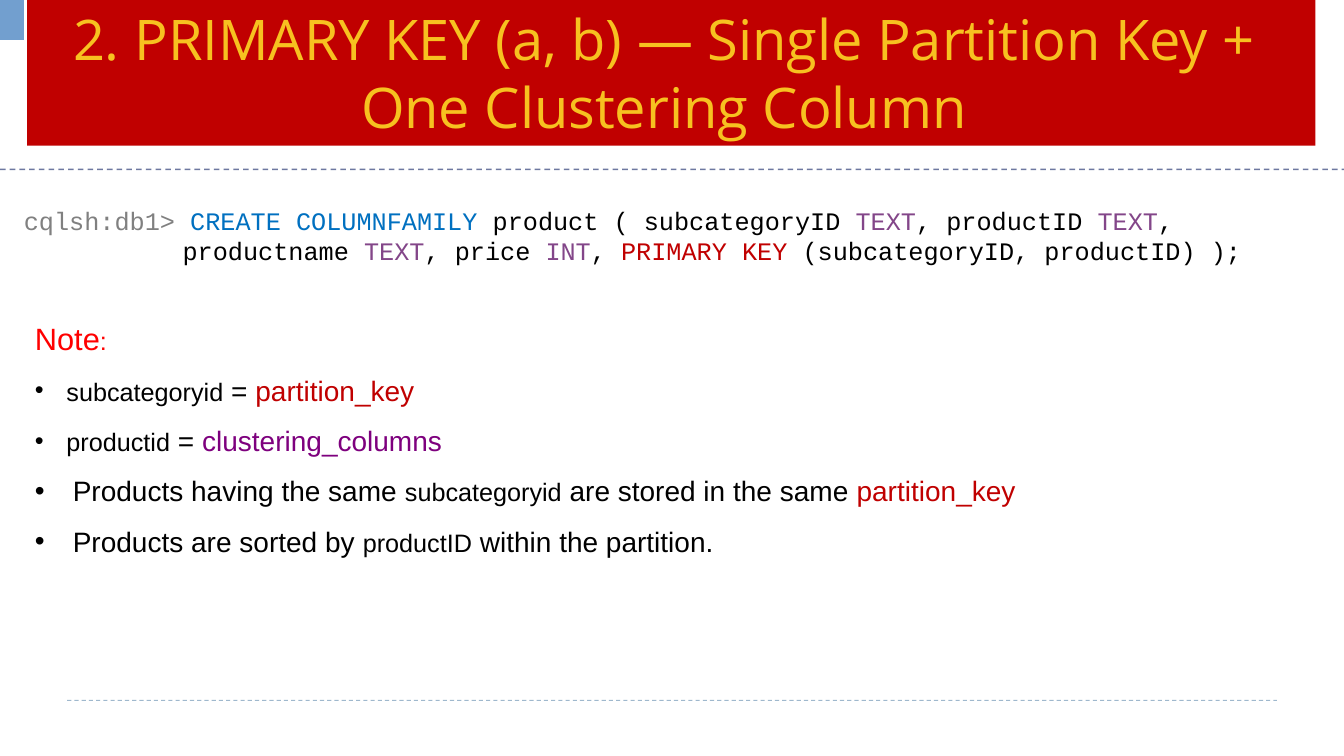
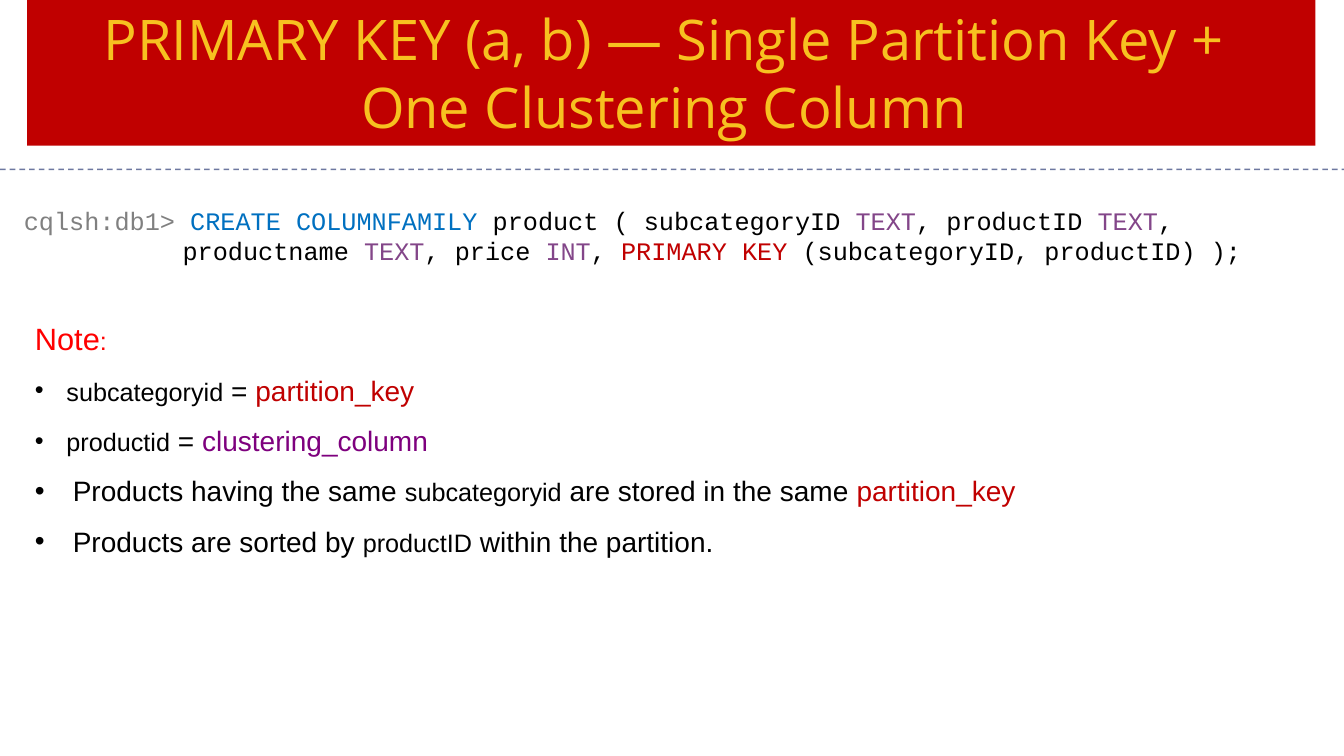
Before and after one commit to Saleel-Bagde/PPT-s, a slide deck: slide 19 of Cassandra Ver3.pptx. Drawn at 1344x756 pixels with LibreOffice and Linux fonts; fonts in the diff are those of the drawing. Boxes give left, top, right and bottom in pixels: in the first picture for what was removed or moved away, otherwise in the second. Text is boxed around its words. In the diff, an @@ line names an element or a change of style, - is before the commit and + after.

```diff
--- a/Cassandra Ver3.pptx
+++ b/Cassandra Ver3.pptx
@@ table removed at [0,0,24,40], 1 rows, 1 columns @@
-
@@ text in rectangle at [104,17,1177,74]: text changed @@
-2. PRIMARY KEY (a, b) — Single Partition Key +
+PRIMARY KEY (a, b) — Single Partition Key +
@@ text at [66,430,428,457]: text changed @@
-• productid = clustering_columns
+• productid = clustering_column
@@ line removed from (68, 701) to (1277, 701) @@
```
Also in this commit, not shown: 3 other slides changed.
